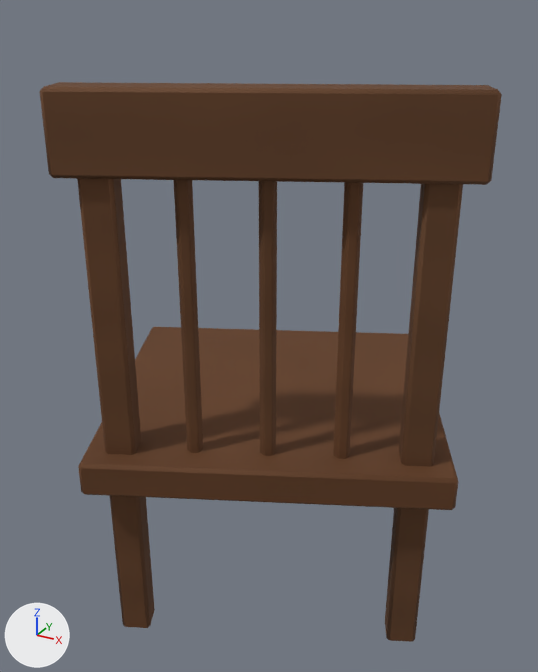
An edit to the Blender file assets/models/source/facade/deco_seat_chair.blend, drawn before and after from the same camera.
Rendered twice from a 50 mm camera at (-0.15, 4.004, 0.193) aimed at (-0.555, 4.74, -0.175). Lighting does not change. The marker at lower left points along +X, +Y and +Z. The picture after the commit comes second.

The first picture shows 'Stuhl'.
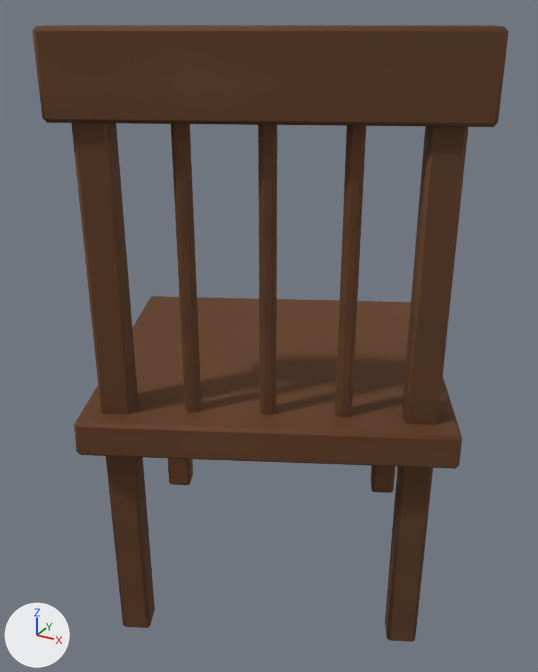
Changed parts and their boxes [x1, y1, x2, y2] in the pictures (538 x 672 px; the box of a moved part takes in the faces that stretch with it):
'Stuhl', reshaped (10% taller): before [40, 82, 502, 642]; after [32, 25, 509, 642]
part 1 of me_stuhl, moved or reshaped: before [78, 327, 458, 510]; after [74, 296, 462, 469]
part 2 of me_stuhl, moved or reshaped: before [40, 82, 502, 185]; after [32, 25, 509, 127]
part 3 of me_stuhl, moved or reshaped: before [333, 182, 363, 459]; after [335, 126, 366, 418]
part 4 of me_stuhl, moved or reshaped: before [259, 181, 277, 456]; after [258, 125, 277, 415]
part 5 of me_stuhl, moved or reshaped: before [174, 180, 203, 453]; after [171, 124, 202, 412]
part 6 of me_stuhl, moved or reshaped (not visible before): after [371, 466, 395, 493]
part 7 of me_stuhl, moved or reshaped: before [385, 184, 463, 642]; after [385, 126, 468, 642]
part 8 of me_stuhl, moved or reshaped (not visible before): after [168, 458, 193, 485]
part 9 of me_stuhl, moved or reshaped: before [77, 179, 155, 628]; after [71, 123, 155, 628]

What the commit changed:
me_stuhl is used by ob_stuhl; location (0.0, 0.0, 0.0).
Before the commit, vertices of me_stuhl: 10 (-0.446, 4.945, -0.28), 11 (-0.461, 4.976, -0.28), 13 (-0.492, 4.961, -0.28), 14 (-0.477, 4.931, -0.28).
Before the commit, vertices of me_stuhl: 18 (-0.319, 4.674, 0.11), 19 (-0.333, 4.704, 0.11), 22 (-0.35, 4.659, 0.11).
Before the commit, vertices of me_stuhl: 26 (-0.736, 4.811, -0.28), 27 (-0.75, 4.842, -0.28), 29 (-0.781, 4.827, -0.28), 30 (-0.766, 4.796, -0.28).
Before the commit, vertices of me_stuhl: 34 (-0.609, 4.539, 0.11), 35 (-0.623, 4.57, 0.11), 38 (-0.64, 4.524, 0.11).
me_stuhl had 120 vertices, 96 faces and spanned x -0.812..-0.288, y 4.493..5.007, z -0.5..0.131.
me_stuhl now has 120 vertices, 96 faces and spans x -0.812..-0.29, y 4.493..5.007, z -0.5..0.18.
me_stuhl part 1: the loose piece of 8 vertices spanning x -0.812..-0.288, y 4.493..5.007, z -0.29..-0.249 is scaled about its middle by 0.997, then moved by (0.0, 0.0, 0.05).
me_stuhl part 2: the loose piece of 8 vertices spanning x -0.679..-0.295, y 4.507..4.722, z 0.05..0.131 is moved by (0.0, 0.0, 0.049).
me_stuhl part 3: the loose piece of 24 vertices spanning x -0.424..-0.404, y 4.639..4.657, z -0.266..0.066 is moved by (0.0, 0.0, 0.05).
me_stuhl part 4: the loose piece of 24 vertices spanning x -0.497..-0.477, y 4.605..4.623, z -0.266..0.066 is moved by (0.0, 0.0, 0.05).
me_stuhl part 5: the loose piece of 24 vertices spanning x -0.569..-0.549, y 4.572..4.589, z -0.266..0.066 is moved by (0.0, 0.0, 0.05).
Part 6, on me_stuhl:
Vertices 10, 11, 13, 14 of me_stuhl move by (0.001, 0.0, 0.05).
Part 7, on me_stuhl:
Vertices 18, 19, 22 of me_stuhl move by (-0.001, 0.0, 0.05).
Vertex 21 of me_stuhl moves from (-0.364, 4.69, 0.11) to (-0.364, 4.69, 0.16).
Part 8, on me_stuhl:
Vertices 26, 27, 29, 30 of me_stuhl move by (0.0, -0.001, 0.05).
Part 9, on me_stuhl:
Vertices 34, 35, 38 of me_stuhl move by (0.0, 0.0, 0.05).
Vertex 37 of me_stuhl moves from (-0.654, 4.555, 0.11) to (-0.654, 4.555, 0.16).
